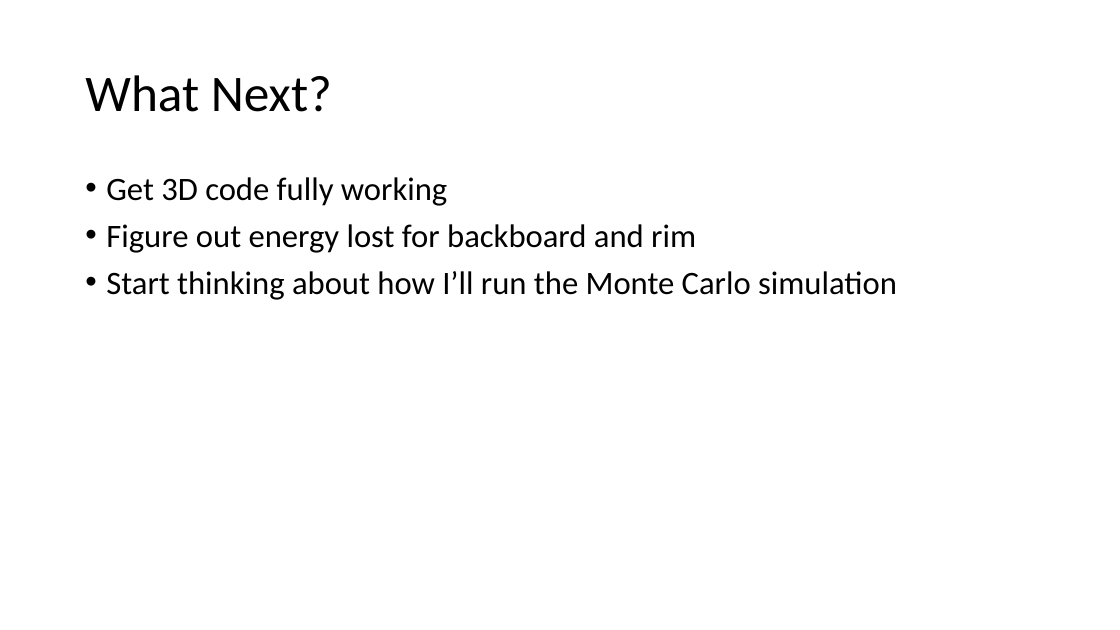
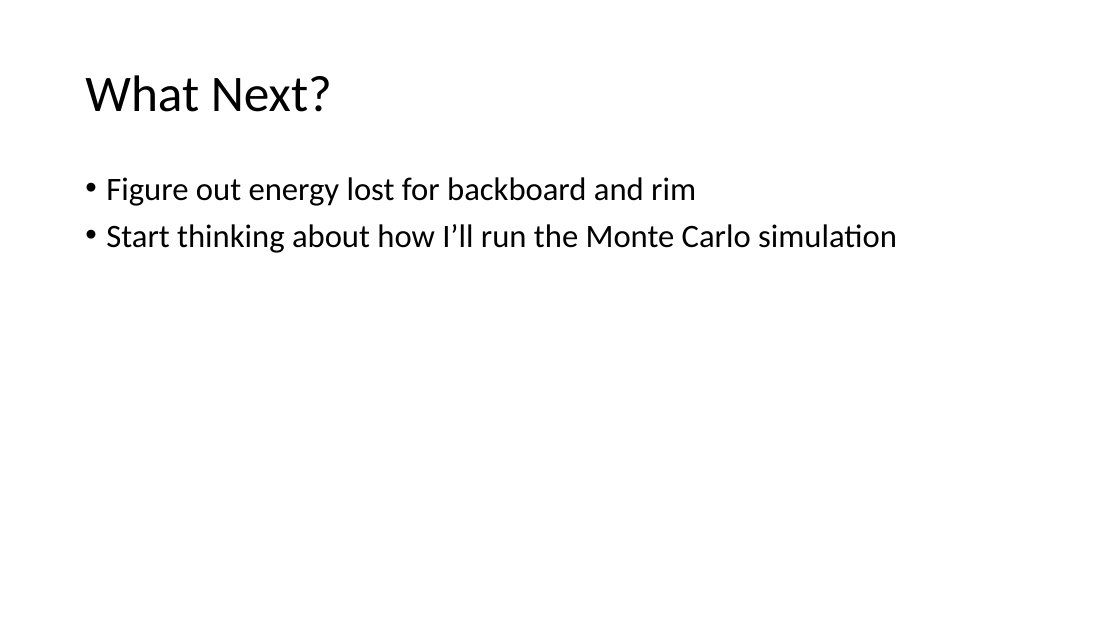
Before and after one commit to cawelch/hoop-never-misses, a slide deck: slide 9 of Weekly Presentations/Week 2.pptx (slide 10 before the commit). Drawn at 1120x630 pixels with LibreOffice and Linux fonts; fonts in the diff are those of the drawing. Boxes give left, top, right and bottom in pixels: in the first picture for what was removed or moved away, otherwise in the second. Text is boxed around its words. In the diff, an @@ line names an element or a change of style, - is before the commit and + after.

```diff
--- a/Weekly Presentations/Week 2.pptx
+++ b/Weekly Presentations/Week 2.pptx
@@ text at <box>106,177,447,206</box>: paragraph removed @@
-• Get 3D code fully working
```
Also in this commit, not shown: 2 other slides changed, 1 slide removed, 3 other files.
